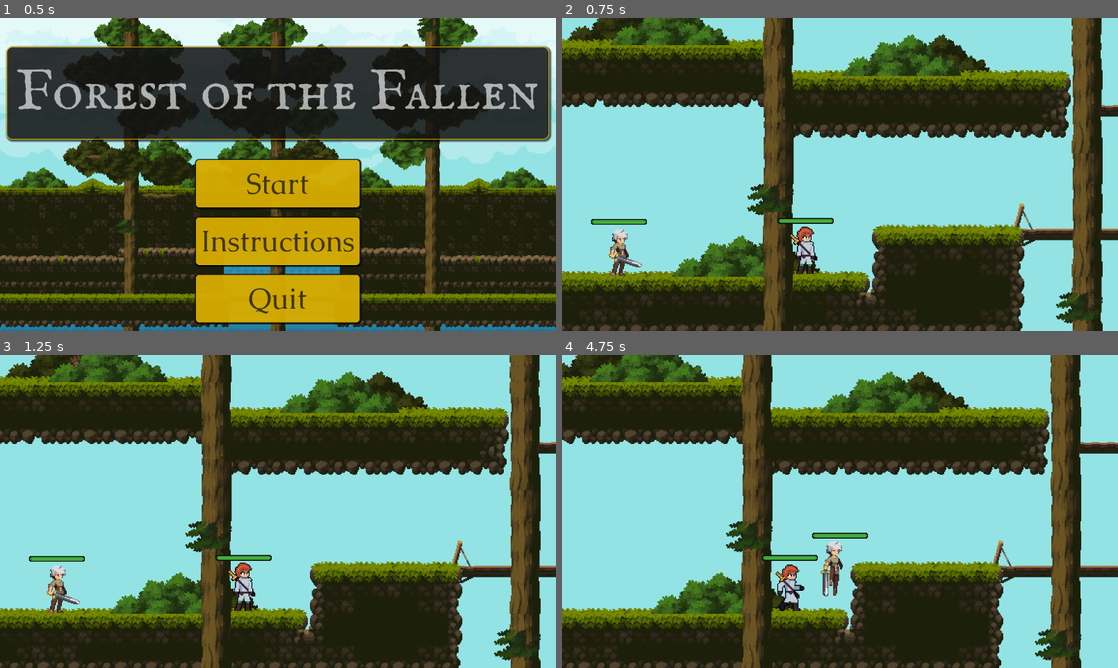
Above: before the commit, frames 1-4 (two rows, left to right).
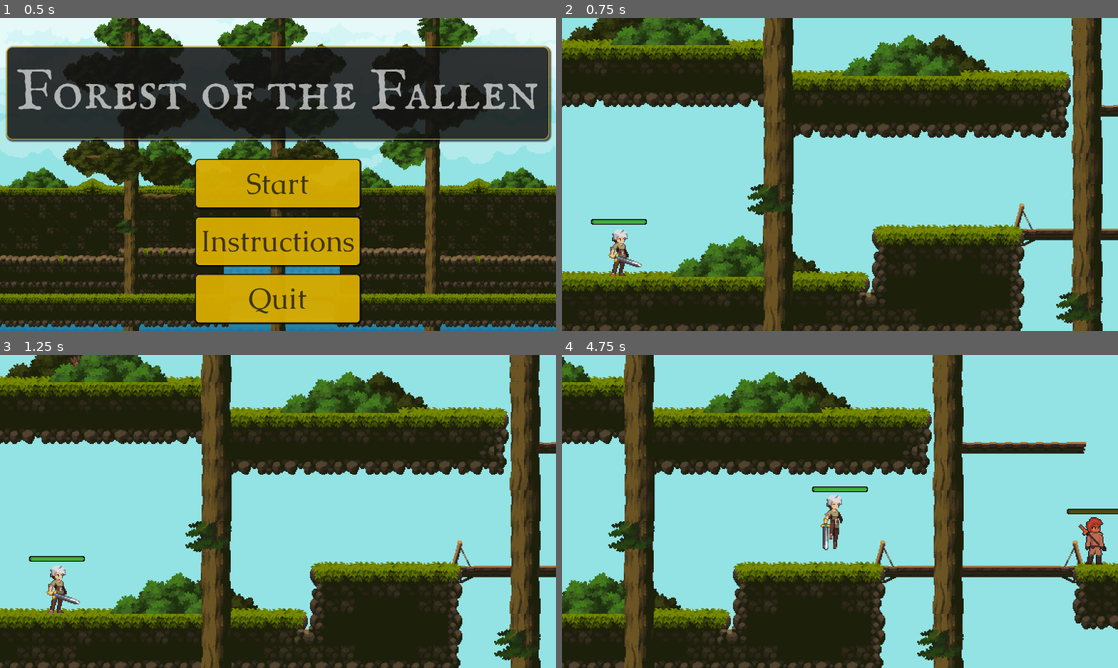
Above: after the commit, the same moments.

Repository: Sushil825/AS
Game: Godot game, scene res://Scenes/main_menu.tscn
Same seed, same stepped clock (60 frames per second), same inputs: the game is played once before the commit and once after it.
Inputs:
- Up to frame 1 (0.5 s): no input
- Up to frame 2 (0.75 s): click "Start" at 0.5 s
- Up to frame 3 (1.25 s): no input
- Up to frame 4 (4.75 s): hold K (heavy_attack) 1.28-2.03 s; hold D (right) 1.28-2.78 s; tap Space (jump) at 1.52, 1.82, 2.27, 2.3, 2.57, 2.85, 3.77, 4.07, 4.52, 4.55 s; tap J (light_attack) at 1.55, 2.1, 3.8 s; hold A (left) 2.78-3.53 s; hold K (heavy_attack) 2.78-3.53 s; hold D (right) from 3.53 s (still down); tap Shift (dash) at 3.6 s; hold K (heavy_attack) from 4.28 s (still down)

Frame 1 is identical in both runs. In frame 2, 0.6% of the frame differs, in the area x 38-49%, y 63-82%; in frame 3, 0.6%; in frame 4, 48%, in the area x 0-100%, y 0-100%.

Commit message:
Fixed bugs and added the buffs for all enemy types

Diff:
--- a/Resources/Attack/base_light_attack.tres
+++ b/Resources/Attack/base_light_attack.tres
@@ -4,9 +4,11 @@
 
 [resource]
 script = ExtResource("1_j2bgt")
-damage = 15.0
+damage = 5.0
 type = 0
-range = 20.0
-knockback_force = 0.0
+range = 10.0
+knockback_force = 2.0
 animation_name = "light_attack"
+can_be_parried = true
+can_be_dodged = true
 metadata/_custom_type_script = "uid://bt2stluxt8sqw"
--- a/Scenes/Components/drop_item.gd
+++ b/Scenes/Components/drop_item.gd
@@ -24,7 +24,7 @@
 	DropType.SPEED_BOOST:{
 		"name":"Speed Boost",
 		"color":Color.GREEN,
-		"duration":8.0,
+		"duration":12.0,
 		"texture":preload("res://Assets/buffs/speed.png")
 	},
 	DropType.FIREBALL:{
@@ -36,19 +36,19 @@
 	DropType.JUMP_BOOST:{
 		"name":"Jump Boost",
 		"color":Color.SKY_BLUE,
-		"duration":10.0,
+		"duration":12.0,
 		"texture":preload("res://Assets/buffs/jump.png")
 	},
 	DropType.SHIELD:{
 		"name":"Shield",
 		"color":Color.SILVER,
-		"duration":10.0,
+		"duration":8.0,
 		"texture":preload("res://Assets/buffs/shield.png")
 	},
 	DropType.HEALTH:{
 		"name":"Health",
 		"color":Color.HOT_PINK,
-		"duration":11.0,
+		"duration":0.0,
 		"texture":preload("res://Assets/buffs/life.png")
 	},
 	DropType.DOUBLE_JUMP:{
--- a/Scenes/Entities/Enemies/Swordsman/Types/basic_swordsman.tscn
+++ b/Scenes/Entities/Enemies/Swordsman/Types/basic_swordsman.tscn
@@ -1,8 +1,10 @@
-[gd_scene load_steps=25 format=3 uid="uid://bgfyrna8xchsg"]
+[gd_scene load_steps=27 format=3 uid="uid://bgfyrna8xchsg"]
 
 [ext_resource type="PackedScene" uid="uid://da58iwmbsviea" path="res://Scenes/Entities/Enemies/Swordsman/Base/swordsman_base.tscn" id="1_anyfx"]
 [ext_resource type="Script" uid="uid://blkyu8v8rpjlj" path="res://Scenes/Entities/Enemies/Swordsman/Types/basic_swordsman.gd" id="2_dx6ih"]
+[ext_resource type="Resource" uid="uid://bf4j6wwh5p4lf" path="res://Resources/Weapon/BaseSword.tres" id="3_xfhsm"]
 [ext_resource type="Texture2D" uid="uid://d2qnynhbxi8s8" path="res://Assets/Swordsman/Hero swordsman Attack.png" id="4_0wnoo"]
+[ext_resource type="Resource" uid="uid://dwsfww5glec2a" path="res://Resources/Attack/base_light_attack.tres" id="4_pg4au"]
 [ext_resource type="Texture2D" uid="uid://ebavxtbxfpey" path="res://Assets/Swordsman/Hero swordsman idle.png" id="5_xfhsm"]
 [ext_resource type="Texture2D" uid="uid://hu3cl40pokma" path="res://Assets/Swordsman/Hero swordsman Run.png" id="6_pg4au"]
 
@@ -143,7 +145,10 @@
 collision_layer = 65538
 script = ExtResource("2_dx6ih")
 can_dodge = true
+current_weapon = ExtResource("3_xfhsm")
+enemy_attack = ExtResource("4_pg4au")
 move_speed = 50.0
+enemy_type = "swordsman"
 
 [node name="HurtBoxComponent" parent="." index="0"]
 collision_layer = 65536
--- a/Scenes/Entities/Enemies/small_bee.tscn
+++ b/Scenes/Entities/Enemies/small_bee.tscn
@@ -126,6 +126,7 @@
 collision_layer = 2
 collision_mask = 5
 script = ExtResource("1_gv4wh")
+enemy_type = "bee"
 
 [node name="AnimatedSprite2D" type="AnimatedSprite2D" parent="."]
 texture_filter = 1
--- a/Scenes/Entities/Enemies/snail.tscn
+++ b/Scenes/Entities/Enemies/snail.tscn
@@ -270,6 +270,7 @@
 collision_layer = 2
 collision_mask = 5
 script = ExtResource("1_6th1h")
+enemy_type = "snail"
 
 [node name="AnimatedSprite2D" type="AnimatedSprite2D" parent="."]
 texture_filter = 1
--- a/Scenes/Entities/Player/player.gd
+++ b/Scenes/Entities/Player/player.gd
@@ -49,6 +49,9 @@
 @export var land_audio: AudioStream
 @export var dash_audio: AudioStream
 @export var hurt_audio: AudioStream
+@export var main_audio:AudioStream
+
+@onready var main_theme: AudioStreamPlayer2D = $MainTheme
 
 
 func play_audio(audio_stream: AudioStream):
@@ -64,7 +67,14 @@
 	healthComponent.heal(amount)
 
 func _ready() -> void:
+
+	if main_theme and main_audio:
+		main_theme.stream=main_audio
+		main_audio.loop=true
+		main_theme.play()
+
 	#Connect all the signal from the components
+
 	attack_component.attack_performed.connect(_on_attack_performed)
 	attack_component.attack_finished.connect(_on_attack_finished)
 	dash_component.dash_started.connect(_on_dash_started)
@@ -77,6 +87,14 @@
 	healthComponent.died.connect(func(): call_deferred("queue_free"))
 
 func _physics_process(_delta: float) -> void:
+
+	#Change pitches according to state
+
+	if BuffManager.active_buffs.has("Speed Boost"):
+		main_theme.pitch_scale=1.5
+	else:
+		main_theme.pitch_scale=1.0
+
 	_get_input_direction()
 	if debug_mode:
 		print("Current_State: ",PlayerState.keys()[current_state],
@@ -167,10 +185,13 @@
 				if attack_component.can_attack():
 					change_state(PlayerState.ATTACKING)
 					attack_component.perform_light_attack()
+					play_audio(light_attack_audio)
+
 			elif event.is_action_pressed("heavy_attack"):
 				if attack_component.can_attack():
 					change_state(PlayerState.ATTACKING)
 					attack_component.perform_heavy_attack()
+					play_audio(heavy_attack_audio)
 			elif event.is_action_pressed("dash"):
 				change_state(PlayerState.DASHING)
 				dash_component.perform_dash(prev_dir)
--- a/Scenes/Entities/Player/player.tscn
+++ b/Scenes/Entities/Player/player.tscn
@@ -26,6 +26,7 @@
 [ext_resource type="Texture2D" uid="uid://dmui46e8ib2q3" path="res://Assets/Legacy-Fantasy - High Forest 2.3/HUD/Fill.png" id="18_s4doi"]
 [ext_resource type="Texture2D" uid="uid://pjrvsq6wmsi0" path="res://Assets/Legacy-Fantasy - High Forest 2.3/HUD/GreenFill.png" id="20_o25qk"]
 [ext_resource type="Script" uid="uid://3v8t3ncv24s8" path="res://Scenes/Entities/Player/texture_progress_bar.gd" id="21_o25qk"]
+[ext_resource type="AudioStream" uid="uid://cll3kril36r80" path="res://Assets/Sounds/happy_adveture.mp3" id="27_50st8"]
 
 [sub_resource type="AtlasTexture" id="AtlasTexture_q8fdp"]
 atlas = ExtResource("2_i4twt")
@@ -336,6 +337,7 @@
 land_audio = ExtResource("4_1ee1x")
 dash_audio = ExtResource("5_wl017")
 hurt_audio = ExtResource("6_sajyx")
+main_audio = ExtResource("27_50st8")
 
 [node name="AnimatedSprite2D" type="AnimatedSprite2D" parent="."]
 texture_filter = 1
@@ -430,3 +432,7 @@
 health_component = NodePath("../../HealthComponent")
 
 [node name="AudioStreamPlayer2D" type="AudioStreamPlayer2D" parent="."]
+volume_db = -10.0
+pitch_scale = 0.8
+
+[node name="MainTheme" type="AudioStreamPlayer2D" parent="."]
--- a/Scenes/TileSet/jungle_map.tscn
+++ b/Scenes/TileSet/jungle_map.tscn
@@ -46,10 +46,14 @@
 [node name="Boar" parent="Main" instance=ExtResource("6_cxiej")]
 position = Vector2(117, 316)
 
+[node name="SwordsmanBase" parent="Main" instance=ExtResource("8_vrcvg")]
+modulate = Color(1, 0.443137, 0.270588, 0.878431)
+position = Vector2(695, 514)
+
 [node name="Forground" type="Node2D" parent="."]
 
 [node name="Jungle Tile" parent="Forground" instance=ExtResource("1_e1b5a")]
-tile_map_data = PackedByteArray("AAAHACMAAAARAAEAAAAHACQAAAA …(1651 unchanged characters)… AAAAAlAAIAAAATAAEAAAAlAAMAAAATAAIAAAAmAAEAAAAUAAAAAAAmAAIAAAAUAAEAAAAmAAMAAAAUAAIAAAAnAAEAAAAVAA …(152 unchanged characters)…
+tile_map_data = PackedByteArray("AAAHACMAAAARAAEAAAAHACQAAAA …(1651 unchanged characters)… AAAAAlAAIAAAATAAEAAAAlAAMAAAATAAIAAAAmAAIAAAAUAAEAAAAmAAMAAAAUAAIAAAAnAAEAAAAVAA …(152 unchanged characters)…
 
 [node name="Forground" parent="Forground" instance=ExtResource("1_e1b5a")]
 tile_map_data = PackedByteArray("AAANABYAAAAKAAIAAAANABcAAAAKAAMAAAANABgAAAAKAAQAAAANABkAAAAKAAUAAAANABoAAAAKAAYAAAANAB …(3760 unchanged characters)…
@@ -61,10 +65,7 @@
 position = Vector2(1119.5, 38)
 shape = SubResource("RectangleShape2D_vrcvg")
 
-[node name="SwordsmanBase" parent="." instance=ExtResource("8_vrcvg")]
-position = Vector2(252, 561)
-collision_layer = 2
-
 [node name="Player_Died" parent="." instance=ExtResource("9_gkpjs")]
+visible = false
 
 [connection signal="body_entered" from="Change_Scene" to="." method="_on_change_scene_body_entered"]
--- a/Scenes/TileSet/level_2.tscn
+++ b/Scenes/TileSet/level_2.tscn
@@ -7,6 +7,7 @@
 [ext_resource type="PackedScene" uid="uid://voyfmt3j2sk1" path="res://Scenes/Entities/Enemies/boar.tscn" id="5_hfo00"]
 [ext_resource type="PackedScene" uid="uid://sja4gr0plns4" path="res://Scenes/Entities/Enemies/small_bee.tscn" id="6_toewf"]
 [ext_resource type="PackedScene" uid="uid://cxgrpymmn2brt" path="res://Scenes/Entities/Enemies/snail.tscn" id="7_2jd8r"]
+[ext_resource type="PackedScene" uid="uid://bgfyrna8xchsg" path="res://Scenes/Entities/Enemies/Swordsman/Types/basic_swordsman.tscn" id="8_2jd8r"]
 [ext_resource type="PackedScene" uid="uid://dj5s20fif1pre" path="res://Scenes/player_died.tscn" id="8_toewf"]
 
 [sub_resource type="RectangleShape2D" id="RectangleShape2D_fkp1r"]
@@ -48,12 +49,15 @@
 [node name="Snail" parent="Main" instance=ExtResource("7_2jd8r")]
 position = Vector2(377, 575)
 
+[node name="SwordsmanBase" parent="Main" instance=ExtResource("8_2jd8r")]
+position = Vector2(484, 228)
+
 [node name="Forground" type="Node2D" parent="."]
 position = Vector2(27, 14)
 
 [node name="Jungle Tile" parent="Forground" instance=ExtResource("2_fkp1r")]
 position = Vector2(-27, -14)
-tile_map_data = PackedByteArray("AAD//wAAAAAKAA4AAAD//wEAAAA …(1375 unchanged characters)… AKABAAAHABAP//AAAKAA4AAHAAAP//AAAKAA8AAHD/////AAAKABAAAHAEAP//AAAKAA4AAHADAP//AAAKAA8AAHACAP//AA …(12604 unchanged characters)…
+tile_map_data = PackedByteArray("AAD//wAAAAAKAA4AAAD//wEAAAA …(1375 unchanged characters)… AKABAAAHABAP//AAAKAA4AAHAAAP//AAAKAA8AAHAEAP//AAAKAA4AAHADAP//AAAKAA8AAHACAP//AA …(12604 unchanged characters)…
 
 [node name="Jungle Tile2" parent="Forground" instance=ExtResource("2_fkp1r")]
 tile_map_data = PackedByteArray("AAACACYAAwAJABAAAAADACYAAwAKABAAAAA=")
--- a/Scripts/BuffManager.gd
+++ b/Scripts/BuffManager.gd
@@ -19,18 +19,18 @@
 
 	match buff_type:
 		DropItem.DropType.SPEED_BOOST:
-			player.speed_multiplier=1.5
+			player.speed_multiplier=1.8
 		DropItem.DropType.FIREBALL:
 			player.has_fireball=true
 
 		DropItem.DropType.JUMP_BOOST:
-			player.jump_mult=1.4
+			player.jump_mult=1.5
 
 		DropItem.DropType.SHIELD:
 			player.has_shield=true
 
 		DropItem.DropType.HEALTH:
-			player.heal(30)
+			player.heal(40)
 			return
 
 		DropItem.DropType.DOUBLE_JUMP:
@@ -58,6 +58,11 @@
 	timer.queue_free()
 	active_buffs.erase(buff_name)
 
+
+	if not is_instance_valid(player):
+		buff_expired.emit(buff_name)
+		return
+
 	match buff_name:
 		"Speed Boost":
 			player.speed_multiplier=1.0
--- a/Scripts/base_enemy.gd
+++ b/Scripts/base_enemy.gd
@@ -8,8 +8,8 @@
 
 var drop_chances={
 	"boar":[
-		{"type":DropItem.DropType.SPEED_BOOST,"chance":0.4},
-		{"type":DropItem.DropType.HEALTH,"chance":0.3},
+		{"type":DropItem.DropType.SPEED_BOOST,"chance":0.5},
+		{"type":DropItem.DropType.HEALTH,"chance":0.4},
 		{"type":DropItem.DropType.SHIELD,"chance":0.2}
 	],
 	"snail":[
@@ -18,9 +18,9 @@
 		{"type":DropItem.DropType.HEALTH,"chance":0.2}
 	],
 	"swordsman":[
-		{"type":DropItem.DropType.FIREBALL,"chance":0.4},
-		{"type":DropItem.DropType.SHIELD,"chance":0.3},
-		{"type":DropItem.DropType.SPEED_BOOST,"chance":0.2}
+		{"type":DropItem.DropType.DOUBLE_JUMP,"chance":0.4},
+		{"type":DropItem.DropType.SHIELD,"chance":0.2},
+		{"type":DropItem.DropType.SPEED_BOOST,"chance":0.4}
 	],
 	"bee":[
 		{"type":DropItem.DropType.DOUBLE_JUMP,"chance":0.5},
Not shown, added: Assets/Sounds/happy_adveture.mp3.import
Not shown: 1 places in Scenes/Entities/Player/player.tscn that only renumber resources
Not shown: 1 places in Scenes/TileSet/level_2.tscn that only renumber resources
Not shown, added: Assets/Sounds/happy_adveture.mp3
